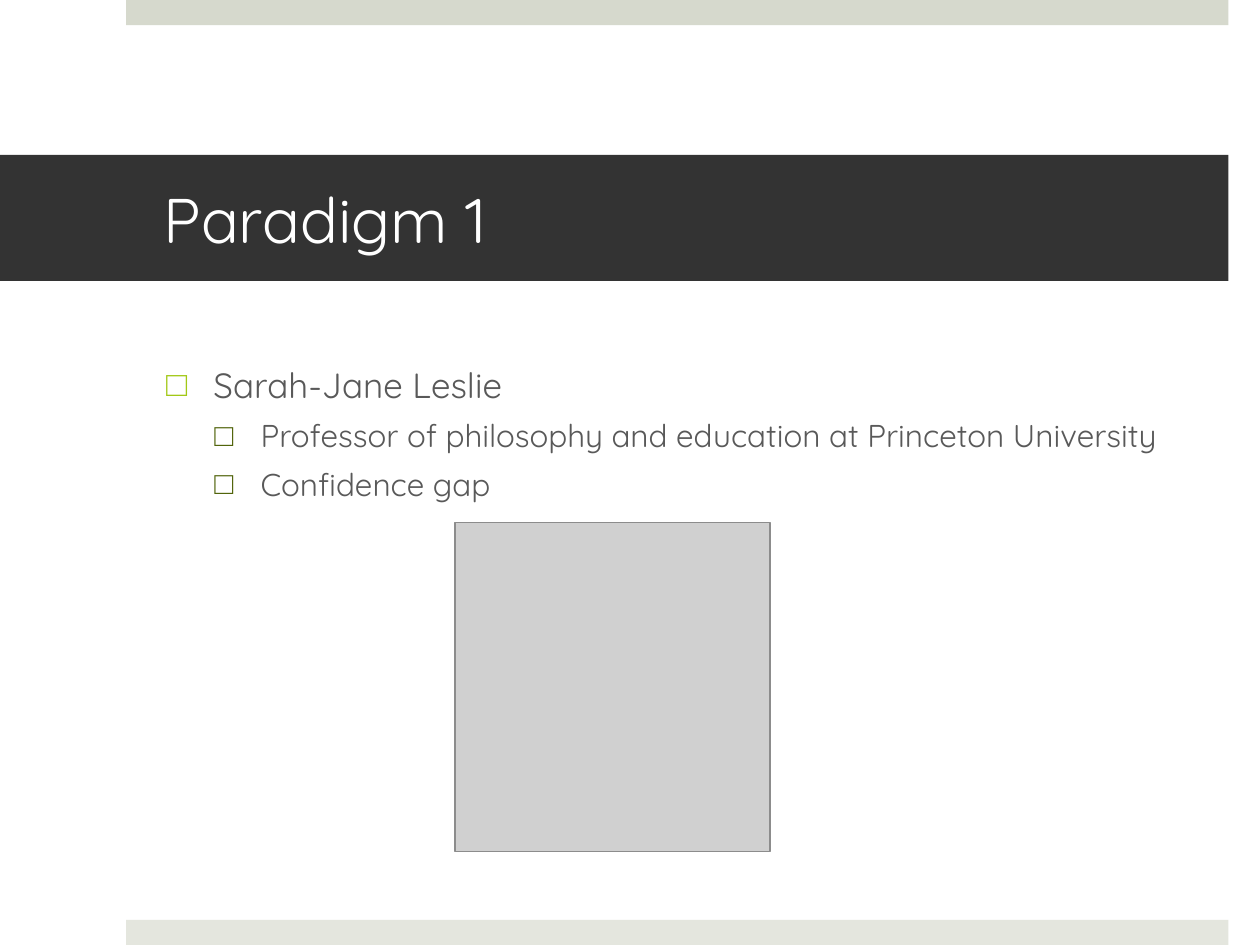
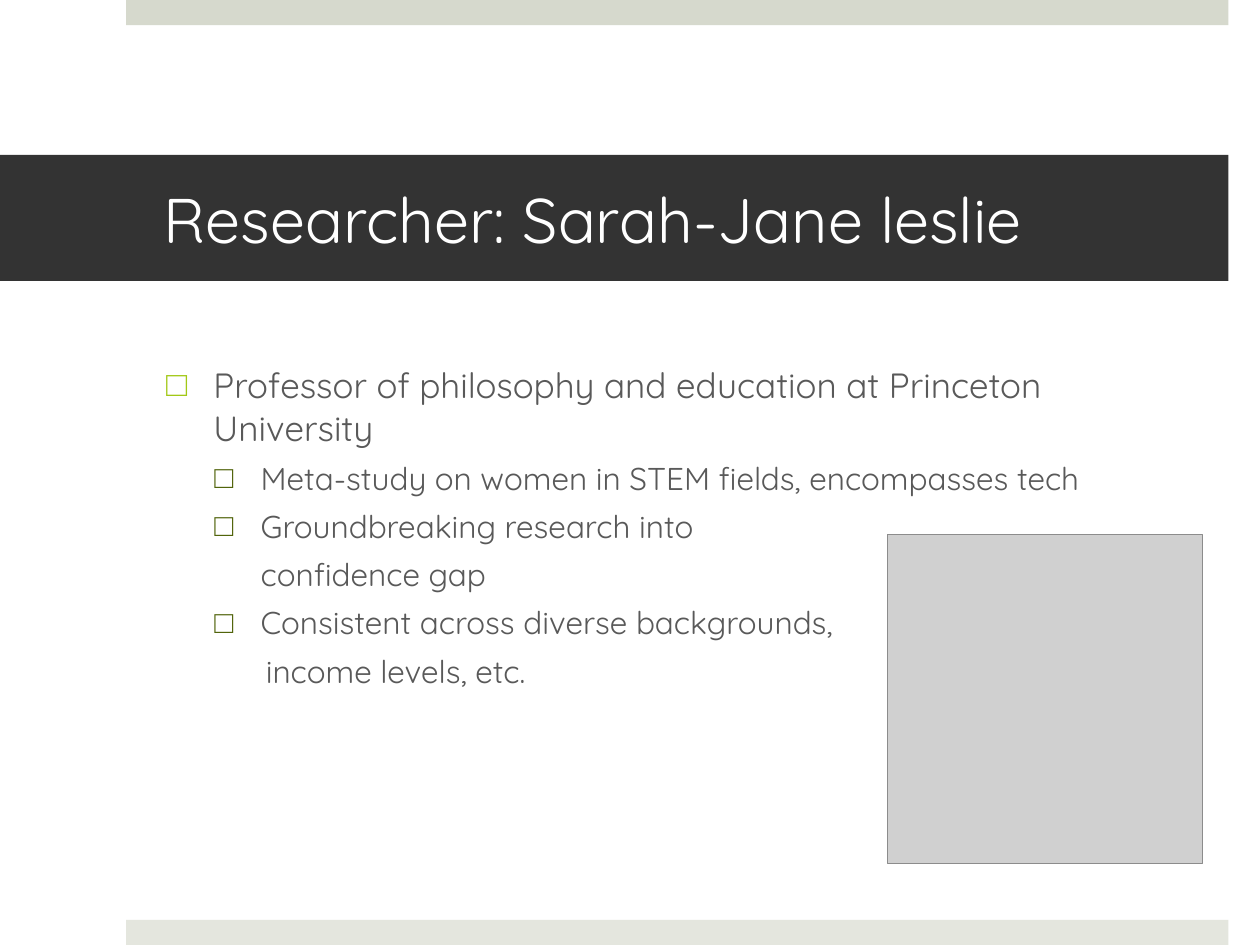
Before and after one commit to NaeemH/WomenInCS, a slide deck: slide 6 of Peer Review/NH_Peer_Review_Assignment_4.pptx (slide 5 before the commit). Drawn at 1260x945 pixels with LibreOffice and Linux fonts; fonts in the diff are those of the drawing; grey boxes stand for pictures. Boxes give left, top, right and bottom in pixels: in the first picture for what was removed or moved away, otherwise in the second. Text is boxed around its words. In the diff, an @@ line names an element or a change of style, - is before the commit and + after.

```diff
--- a/Peer Review/NH_Peer_Review_Assignment_4.pptx
+++ b/Peer Review/NH_Peer_Review_Assignment_4.pptx
@@ title at [164,196,1021,244]: text changed @@
-Paradigm 1
+Researcher: Sarah-Jane leslie
@@ text at [213,372,502,399]: paragraph removed @@
-□ Sarah-Jane Leslie
@@ text at [213,372,1041,448]: size 18 to 20 pt in "Professor of philosophy and education at Princeton ..."; list level 2 to 1 in "Professor of philosophy and education ..."; bullet colour #51640B to #A2C816 @@
@@ text at [261,466,1079,687]: text changed @@
-  □ Confidence gap
+  □ Meta-study on women in STEM fields, encompasses tech
+  □ Groundbreaking research into
+    confidence gap
+  □ Consistent across diverse backgrounds,
+  income levels, etc.
@@ picture: place and size @@
-picture at [455,522,770,850]
+picture at [887,534,1202,863]
```
Also in this commit, not shown: 11 other slides changed, 2 slides added, 3 other files.
